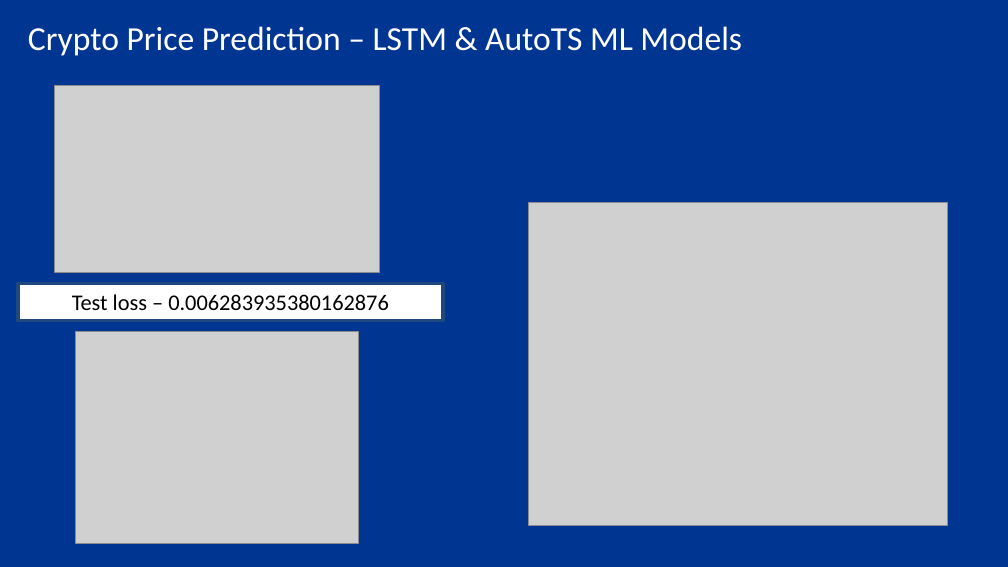
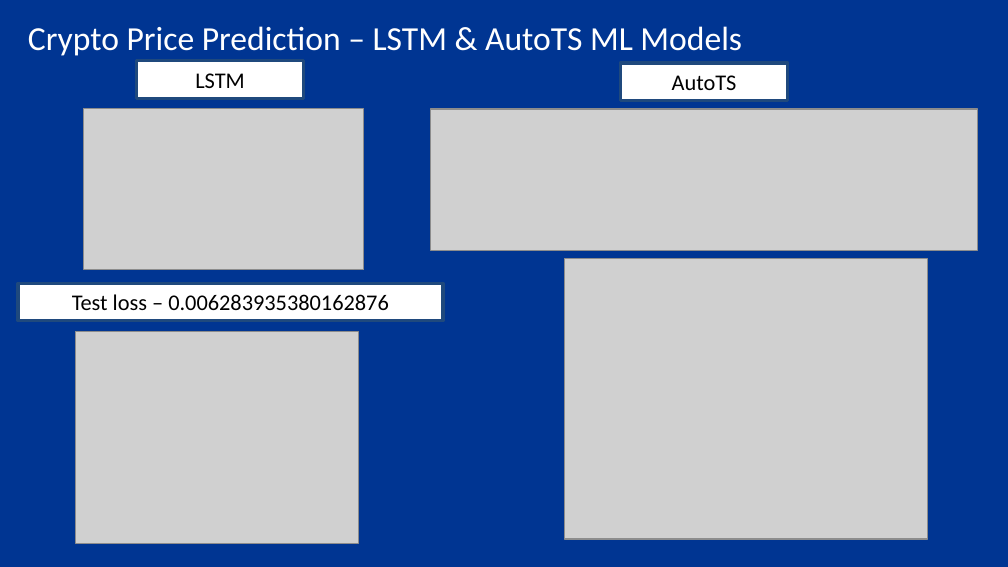
Before and after one commit to Fsalomon496/Crypto_Price_Prediction_Bot, a slide deck: slide 5 of Project_Two_XRP_Analysis.pptx. Drawn at 1008x567 pixels with LibreOffice and Linux fonts; fonts in the diff are those of the drawing; grey boxes stand for pictures. Boxes give left, top, right and bottom in pixels: in the first picture for what was removed or moved away, otherwise in the second. Text is boxed around its words. In the diff, an @@ line names an element or a change of style, - is before the commit and + after.

Commit message:
Edits to PPT

```diff
--- a/Project_Two_XRP_Analysis.pptx
+++ b/Project_Two_XRP_Analysis.pptx
@@ rectangle added at box(136, 60, 303, 98), fill #FFFFFF, outline #1F497D 2.25 pt, 16 pt, text #000000 @@
+LSTM
@@ rectangle added at box(620, 62, 787, 100), fill #FFFFFF, outline #1F497D 2.25 pt, 16 pt, text #000000 @@
+AutoTS
@@ picture: place and size @@
-picture at box(54, 86, 379, 272)
+picture at box(84, 109, 364, 270)
@@ picture added at box(430, 109, 978, 250) @@
@@ picture: place and size @@
-picture at box(529, 203, 948, 526)
+picture at box(564, 259, 927, 539)
```
Also in this commit, not shown: 1 other file.
